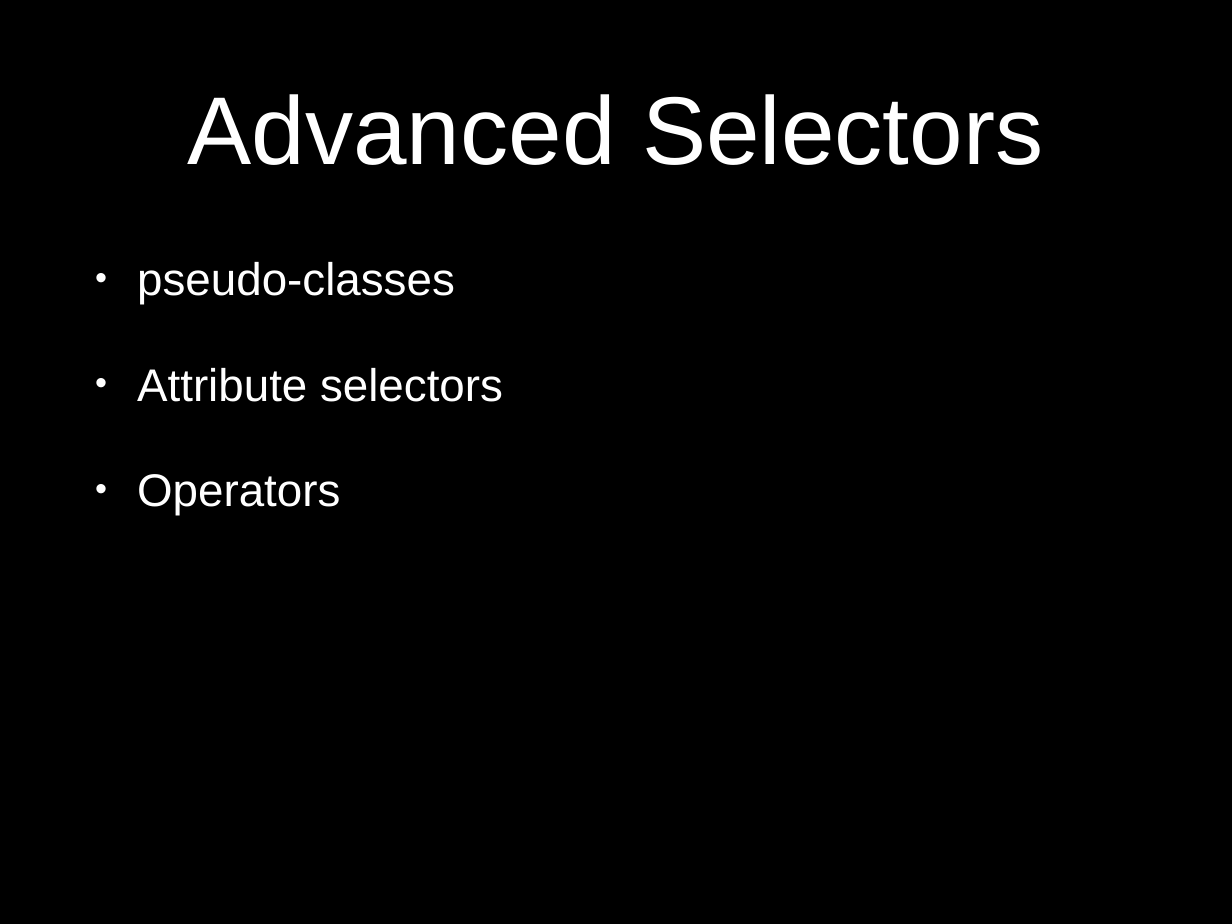
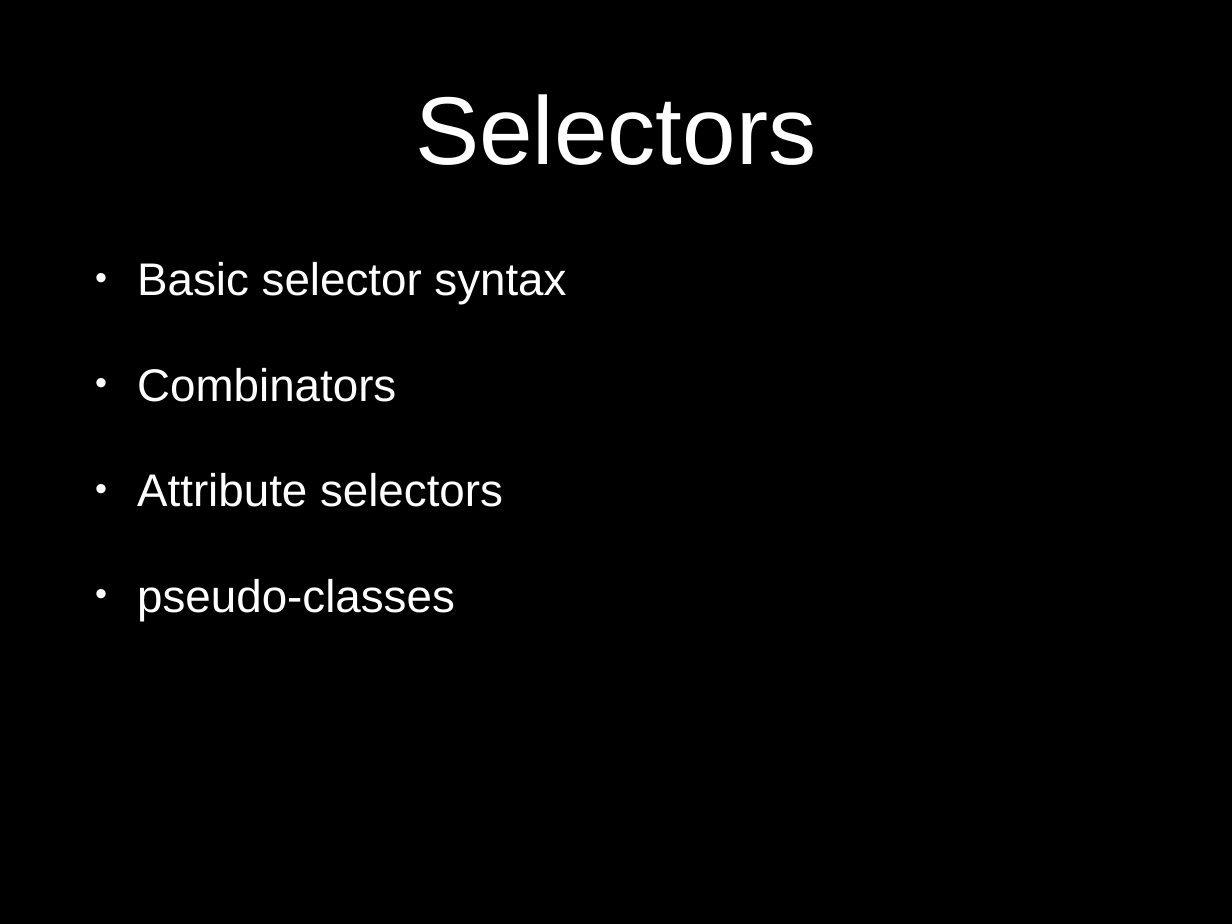
Before and after one commit to eliasjames/training-web-dev, a slide deck: slide 4 of intro-to-web-dev/slides/powerpoint/day2.pptx. Drawn at 1232x924 pixels with LibreOffice and Linux fonts; fonts in the diff are those of the drawing. Boxes give left, top, right and bottom in pixels: in the first picture for what was removed or moved away, otherwise in the second. Text is boxed around its words. In the diff, an @@ line names an element or a change of style, - is before the commit and + after.

```diff
--- a/intro-to-web-dev/slides/powerpoint/day2.pptx
+++ b/intro-to-web-dev/slides/powerpoint/day2.pptx
@@ title at (415,94,816,165): text changed @@
-Advanced Selectors
+Selectors
@@ text at (137,262,566,507): paragraphs added @@
+• Basic selector syntax
+• Combinators
+• Attribute selectors
@@ text at (137,368,503,515): paragraphs removed @@
-• Attribute selectors
-• Operators
```
Also in this commit, not shown: 15 other slides changed, 8 slides added, 4 slides removed.
